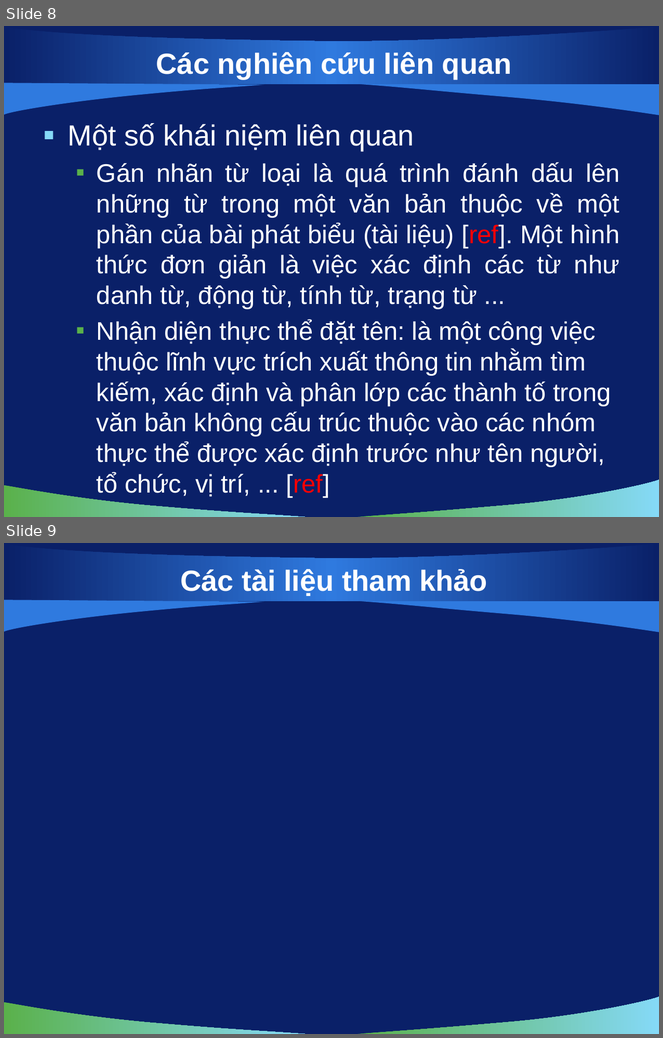
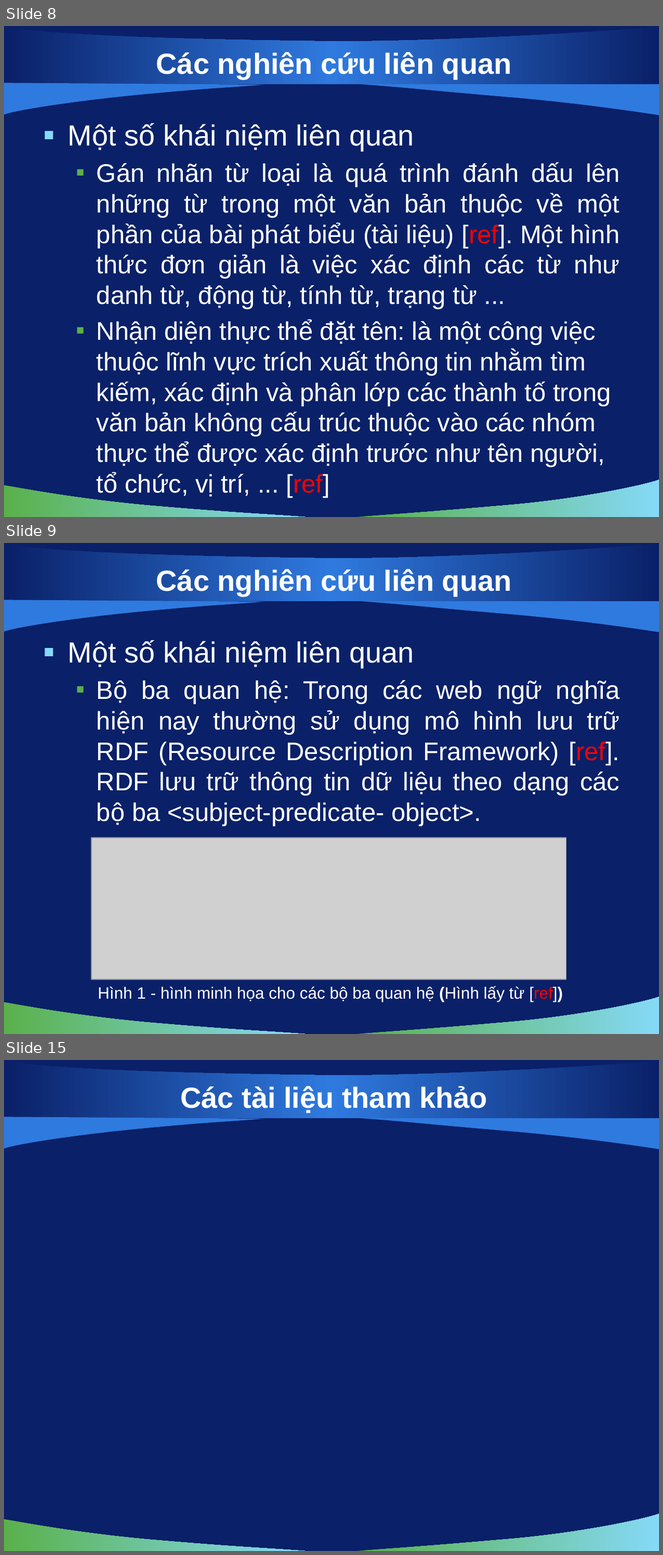
Before and after one commit to hungntit/filnalproject, a slide deck: De Cuong/bao cao luan van/slide 0.1.pptx. Shown one above the other, each under a label of ours: slides 8 and 9 before the commit, slides 8, 9 and 15 after it; the slides between them are not shown. The pictures are 663x1038 and 663x1555 pixels, drawn with LibreOffice and Linux fonts; fonts in the diff are those of the drawing; grey boxes stand for pictures; background and template pictures are left out. Boxes give left, top, right and bottom in pixels: in the first picture for what was removed or moved away, otherwise in the second. Text is boxed around its words. In the diff, an @@ line names an element or a change of style, - is before the commit and + after.

```diff
--- a/De Cuong/bao cao luan van/slide 0.1.pptx
+++ b/De Cuong/bao cao luan van/slide 0.1.pptx
@@ slide 9 added at (4,543,659,1034), background picture (left out); not listed: 5 template elements that a slide beside it also shows @@
@@ title added at (156,569,512,597), 32 pt, text #FFFFFF, bold @@
+Các nghiên cứu liên quan
@@ text added at (68,640,620,826), 28 pt, text #FFFFFF @@
+▪ Một số khái niệm liên quan
+  ▪ Bộ ba quan hệ: Trong các web ngữ nghĩa hiện nay thường sử dụng mô hình lưu trữ RDF (Resource Description Framework) [ref]. RDF lưu trữ thông tin dữ liệu theo dạng các bộ ba <subject-predicate- object>.
@@ picture added at (91,838,566,980) @@
@@ text added at (98,986,563,1002), 18 pt, text #FFFFFF @@
+Hình 1 - hình minh họa cho các bộ ba quan hệ (Hình lấy từ [ref])
@@ what was slide 9 is now slide 15 @@
```
Also in this commit, not shown: 1 slide changed, 5 other slides added, 1 other file.
